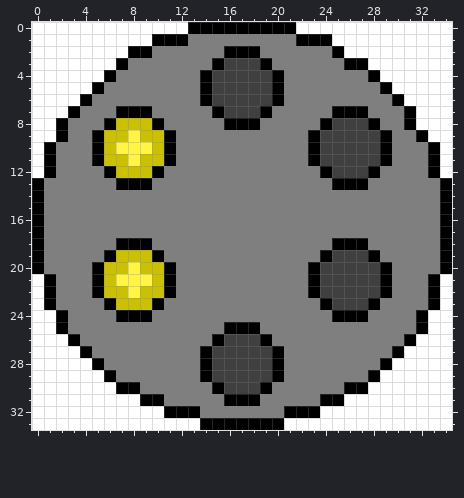
Edited in one commit: pixel-art sprite (src/images/sprites/wildWest/AmmoTwo.png). The first picture shows the starting point.
The file is 35x34 pixels.
The same view after the edit:
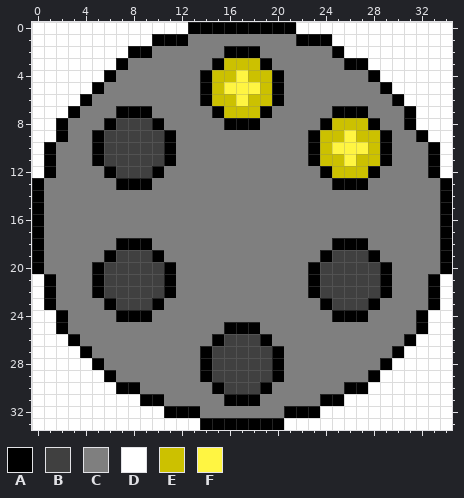
Palette (. is transparent): A #000000  B #404040  C #7f7f7f  D #ffffff  E #ccc100  F #fff542
Difference:
The author changed colour E to colour B in row 8 at x 7 to 9; in row 9 at x 6 to 7 and 9 to 10; in row 10 at x 6 and 10; in row 11 at x 6 to 7 and 9 to 10; in row 12 at x 7 to 9; in row 19 at x 7 to 9.
The author changed colour E to colour B in row 20 at x 6 to 7 and 9 to 10; in row 21 at x 6 and 10; in row 22 at x 6 to 7 and 9 to 10; in row 23 at x 7 to 9.
The author changed colour F to colour B in row 9 at x 8; in row 10 at x 7 to 9; in row 11 at x 8; in row 20 at x 8; in row 21 at x 7 to 9; in row 22 at x 8.
The author changed colour B to colour E in row 3 at x 16 to 18; in row 4 at x 15 to 16 and 18 to 19; in row 5 at x 15 and 19; in row 6 at x 15 to 16 and 18 to 19; in row 7 at x 16 to 18; in row 8 at x 25 to 27.
The author changed colour B to colour E in row 9 at x 24 to 25 and 27 to 28; in row 10 at x 24 and 28; in row 11 at x 24 to 25 and 27 to 28; in row 12 at x 25 to 27.
The author changed colour B to colour F in row 4 at x 17; in row 5 at x 16 to 18; in row 6 at x 17; in row 9 at x 26; in row 10 at x 25 to 27; in row 11 at x 26.
